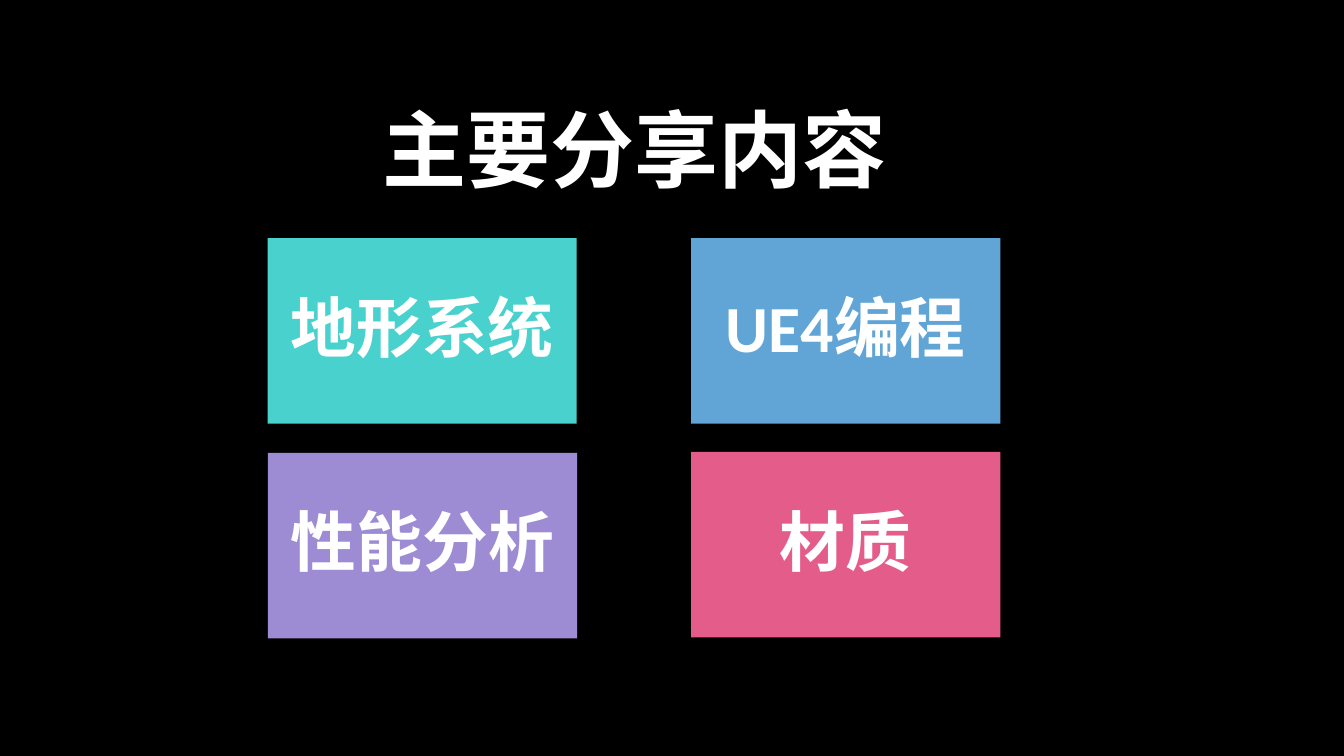
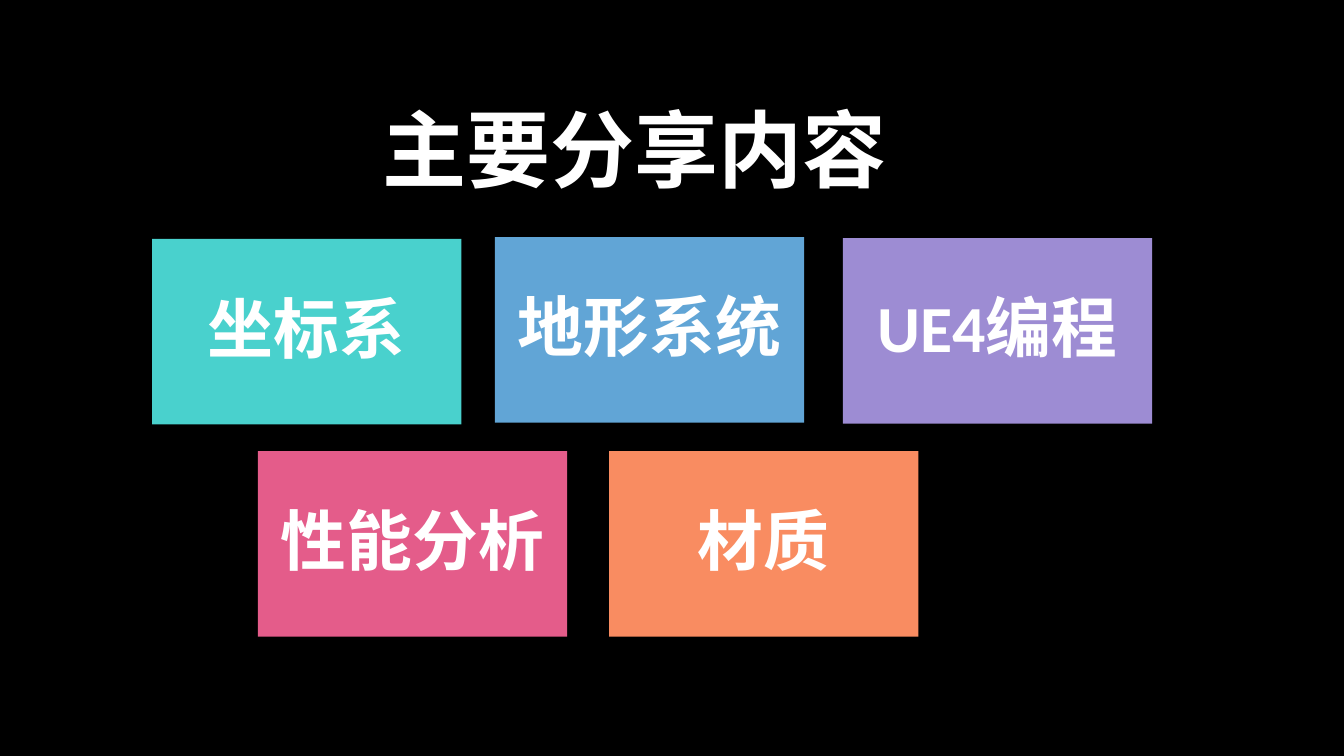
Before and after one commit to BattalionCommander/UE4_C-_Notes, a slide deck: slide 2 of Unreal engine 4.pptx. Drawn at 1344x756 pixels with LibreOffice and Linux fonts; fonts in the diff are those of the drawing; background and template pictures are left out. Boxes give left, top, right and bottom in pixels: in the first picture for what was removed or moved away, otherwise in the second. Text is boxed around its words. In the diff, an @@ line names an element or a change of style, - is before the commit and + after.

```diff
--- a/Unreal engine 4.pptx
+++ b/Unreal engine 4.pptx
@@ rectangle: place and size @@
-rectangle at [267, 238, 577, 423]
+rectangle at [152, 239, 462, 424]
@@ text "地形系统": place and size @@
-text "地形系统" at [290, 295, 553, 358]
+text "地形系统" at [518, 294, 781, 357]
@@ rectangle: place and size @@
-rectangle at [692, 238, 1001, 423]
+rectangle at [495, 237, 805, 422]
@@ text "UE4编程": place and size @@
-text "UE4编程" at [726, 298, 966, 358]
+text "UE4编程" at [877, 298, 1117, 358]
@@ rectangle added at [843, 238, 1152, 423], fill #9D8CD3 @@
@@ text added at [208, 297, 405, 359], 47 pt, text #FFFFFF, bold @@
+坐标系
@@ text "性能分析": place and size @@
-text "性能分析" at [291, 510, 554, 572]
+text "性能分析" at [281, 509, 544, 571]
@@ rectangle: place and size @@
-rectangle at [268, 453, 578, 638]
+rectangle at [258, 451, 568, 636]
@@ rectangle at [258, 451, 568, 636]: fill #9D8CD3 to #E45C8A @@
@@ text "材质": place and size @@
-text "材质" at [780, 510, 912, 572]
+text "材质" at [698, 509, 830, 571]
@@ rectangle: place and size @@
-rectangle at [692, 452, 1001, 637]
+rectangle at [609, 451, 919, 636]
@@ rectangle at [609, 451, 919, 636]: fill #E45C8A to #F98C61 @@
```
Also in this commit, not shown: 12 other slides changed, 4 slides added, 2 other files.
